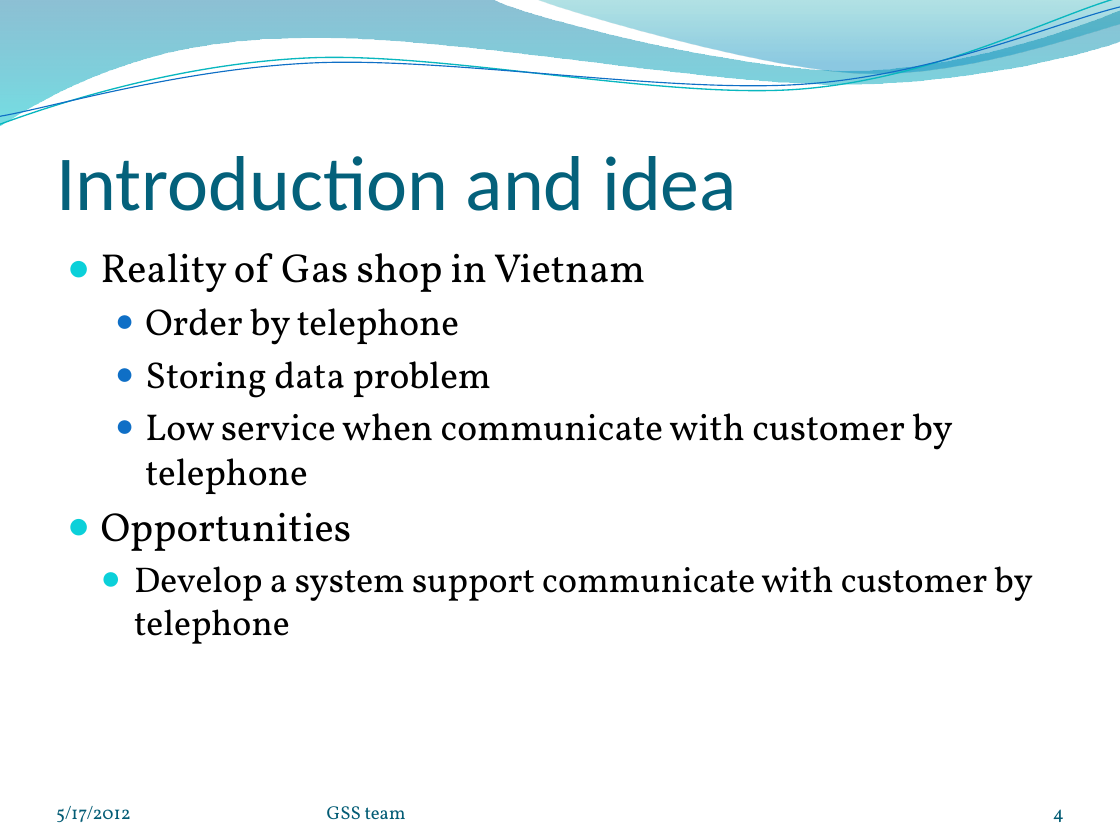
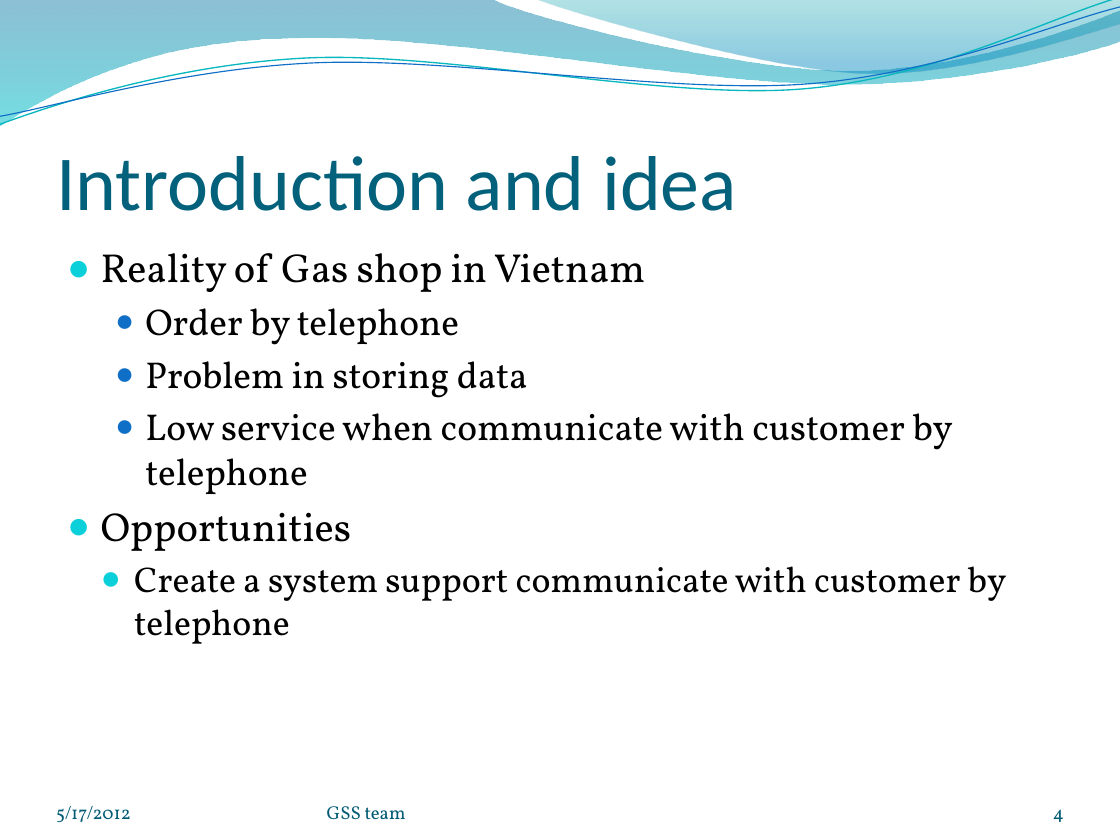
Before and after one commit to cprofu2012/DoAn, a slide deck: slide 4 of Document/Slide 1.pptx. Drawn at 1120x840 pixels with LibreOffice and Linux fonts; fonts in the diff are those of the drawing; background and template pictures are left out. Boxes give left, top, right and bottom in pixels: in the first picture for what was removed or moved away, otherwise in the second. Text is boxed around its words. In the diff, an @@ line names an element or a change of style, - is before the commit and + after.

```diff
--- a/Document/Slide 1.pptx
+++ b/Document/Slide 1.pptx
@@ text at <box>145,361,528,398</box>: text changed @@
-  ● Storing data problem
+  ● Problem in storing data
@@ text at <box>134,566,1007,644</box>: text changed @@
-    ● Develop a system support communicate with customer by telephone
+    ● Create a system support communicate with customer by telephone
```
Also in this commit, not shown: 1 other slide changed.
